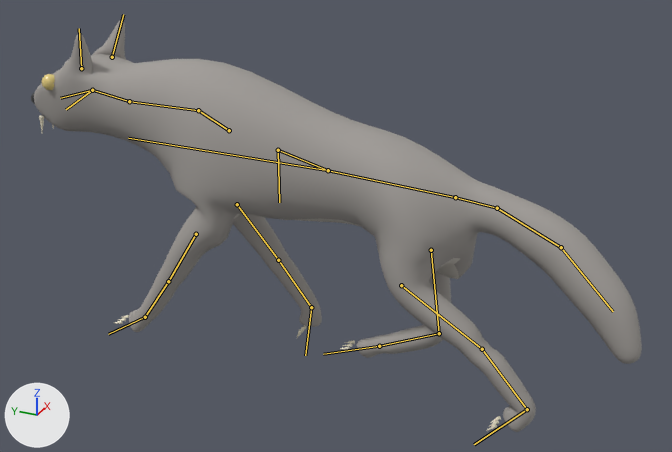
The glTF model creatures/models/wolf.gltf as it was, and as the next commit left it.
Both versions are drawn from a camera (50 mm lens) standing at (-2.325, -1.101, 1.679) and looking at (0.028, -0.042, 0.503). Every picture has the same lights, and +X, +Y and +Z are marked at lower left. The first picture is the older version. Both versions are drawn at frame 0 of the action 'trot'; the numbers are the values there. The bones that change, and the others that lie on the model, are drawn over the model as lines.

In view in the first picture: 'wolf'.
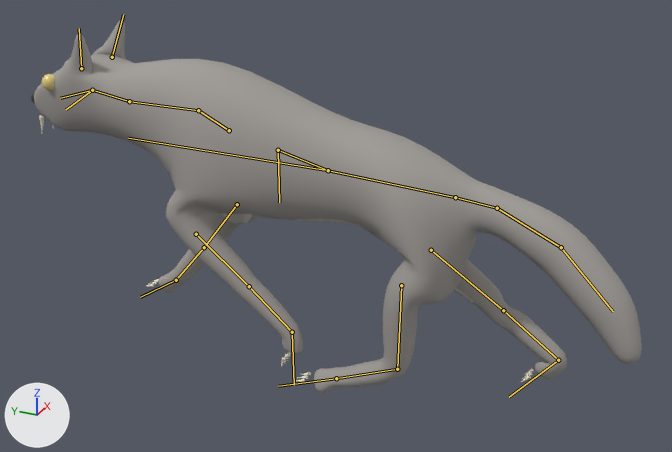
Location of each change, [x1, y1, x2, y2] in pixels of the pictures (672 x 452 px):
'wolf', posed (9% shorter): before [31, 20, 642, 432]; after [31, 20, 642, 393]
bone 'upper_hl_l', root to tip: before (401, 285) to (482, 349); after (401, 285) to (397, 369)
bone 'lower_hl_l', root to tip: before (482, 349) to (527, 409); after (397, 369) to (336, 378)
bone 'paw_hl_l', root to tip: before (527, 409) to (474, 444); after (336, 378) to (278, 386)
bone 'upper_hl_r', root to tip: before (431, 250) to (439, 333); after (431, 250) to (503, 310)
bone 'lower_hl_r', root to tip: before (439, 333) to (379, 346); after (503, 310) to (558, 360)
bone 'paw_hl_r', root to tip: before (379, 346) to (323, 354); after (558, 360) to (509, 397)
bone 'upper_fl_l', root to tip: before (196, 234) to (168, 281); after (196, 234) to (249, 286)
bone 'paw_fl_l', root to tip: before (145, 317) to (108, 334); after (292, 332) to (294, 385)
bone 'upper_fl_r', root to tip: before (237, 204) to (278, 260); after (237, 204) to (204, 247)
bone 'paw_fl_r', root to tip: before (311, 307) to (305, 355); after (176, 280) to (140, 297)

Edits to the bpy script that builds the scene:
```text
Change bone_upper_hl_l:
    where bone_upper_hl_l = bpy.data.objects['Rig'].pose.bones['upper_hl_l']  # child of 'hips'
    bone_upper_hl_l.rotation_quaternion: (0.995, -0.094, -0.009, 0.007) -> (0.91, 0.415, -0.006, 0.013)  # degrees (-11, -1, 1) -> degrees (49, -1, 1)
Change bone_lower_hl_l:
    where bone_lower_hl_l = bpy.data.objects['Rig'].pose.bones['lower_hl_l']  # child of 'upper_hl_l'
    bone_lower_hl_l.rotation_quaternion: (0.894, -0.447, 0.001, -0.03) -> (0.997, -0.069, -0.01, -0.028)  # degrees (-53, -1, -3) -> degrees (-8, -1, -3)
Change bone_paw_hl_l:
    where bone_paw_hl_l = bpy.data.objects['Rig'].pose.bones['paw_hl_l']  # child of 'lower_hl_l'
    bone_paw_hl_l.rotation_quaternion: (0.948, 0.317, 0.007, 0.017) -> (0.936, -0.351, 0.015, 0.001)  # degrees (37, 0, 2) -> degrees (-41, 2, -1)
Change bone_upper_hl_r:
    where bone_upper_hl_r = bpy.data.objects['Rig'].pose.bones['upper_hl_r']  # child of 'hips'
    bone_upper_hl_r.rotation_quaternion: (0.943, 0.333, 0.007, -0.013) -> (0.996, -0.085, 0.009, -0.007)  # degrees (39, 1, -1) -> degrees (-10, 1, -1)
Change bone_lower_hl_r:
    where bone_lower_hl_r = bpy.data.objects['Rig'].pose.bones['lower_hl_r']  # child of 'upper_hl_r'
    bone_lower_hl_r.rotation_quaternion: (0.999, 0.011, 0.013, 0.027) -> (0.822, -0.569, -0.005, 0.029)  # degrees (1, 1, 3) -> degrees (-69, 1, 3)
Change bone_paw_hl_r:
    where bone_paw_hl_r = bpy.data.objects['Rig'].pose.bones['paw_hl_r']  # child of 'lower_hl_r'
    bone_paw_hl_r.rotation_quaternion: (0.939, -0.344, -0.015, -0.001) -> (0.904, 0.426, -0.004, -0.018)  # degrees (-40, -2, 1) -> degrees (50, 0, -2)
Change bone_upper_fl_l:
    where bone_upper_fl_l = bpy.data.objects['Rig'].pose.bones['upper_fl_l']  # child of 'chest'
    bone_upper_fl_l.rotation_quaternion: (0.93, 0.368, 0.002, 0.011) -> (0.943, -0.332, -0.004, 0.007)  # degrees (43, 0, 1) -> degrees (-39, 0, 1)
Change bone_paw_fl_l:
    where bone_paw_fl_l = bpy.data.objects['Rig'].pose.bones['paw_fl_l']  # child of 'lower_fl_l'
    bone_paw_fl_l.rotation_quaternion: (0.975, -0.221, 0.014, 0.005) -> (1.0, -0.01, 0.0, 0.018)  # degrees (-26, 2, 0) -> degrees (-1, 0, 2)
Change bone_upper_fl_r:
    where bone_upper_fl_r = bpy.data.objects['Rig'].pose.bones['upper_fl_r']  # child of 'chest'
    bone_upper_fl_r.rotation_quaternion: (0.965, -0.262, 0.004, -0.007) -> (0.913, 0.408, -0.002, -0.011)  # degrees (-30, 0, -1) -> degrees (48, 0, -1)
Change bone_paw_fl_r:
    where bone_paw_fl_r = bpy.data.objects['Rig'].pose.bones['paw_fl_r']  # child of 'lower_fl_r'
    bone_paw_fl_r.rotation_quaternion: (1.0, -0.013, -0.003, -0.018) -> (0.965, -0.262, -0.014, -0.004)  # degrees (-1, 0, -2) -> degrees (-30, -2, 0)
```
